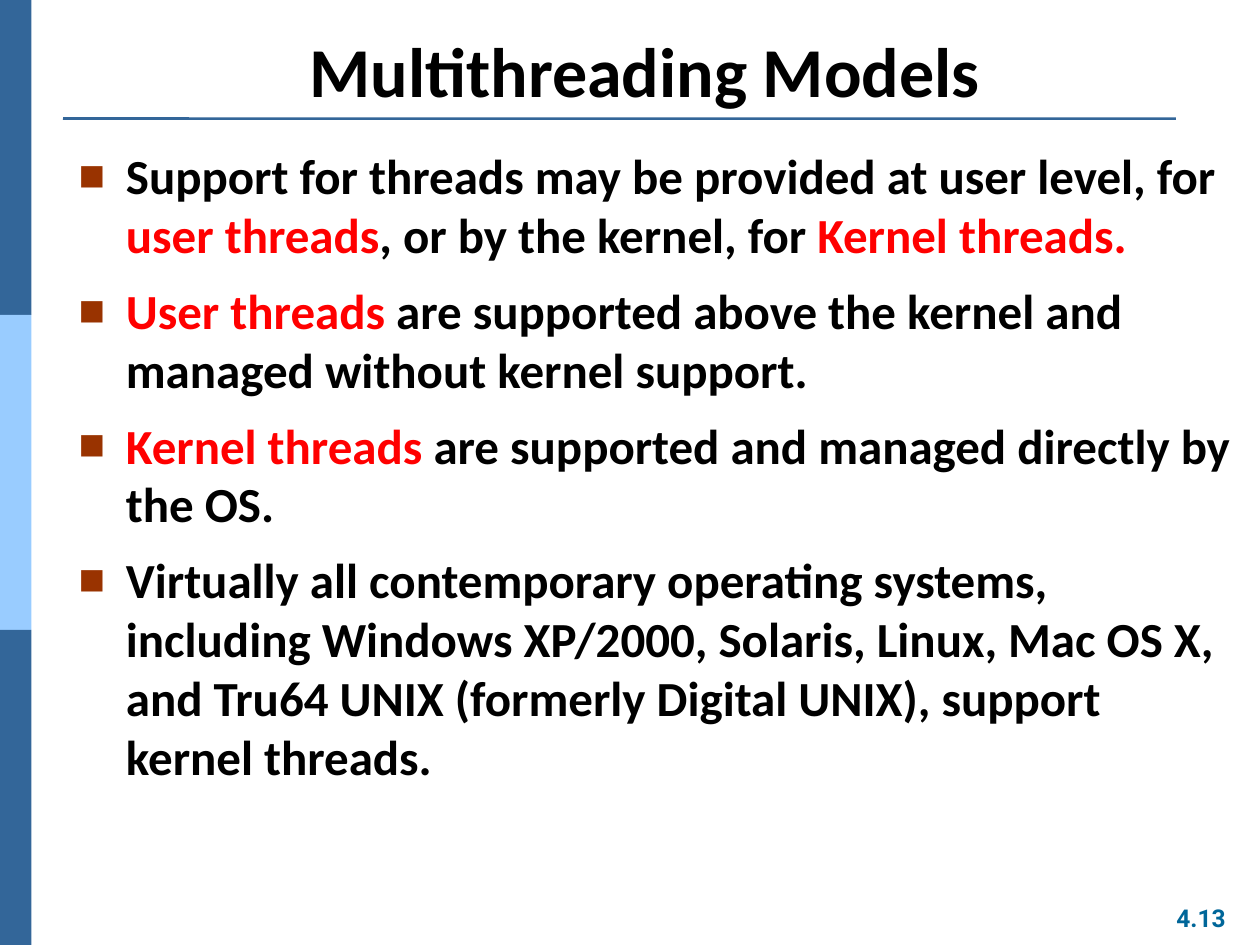
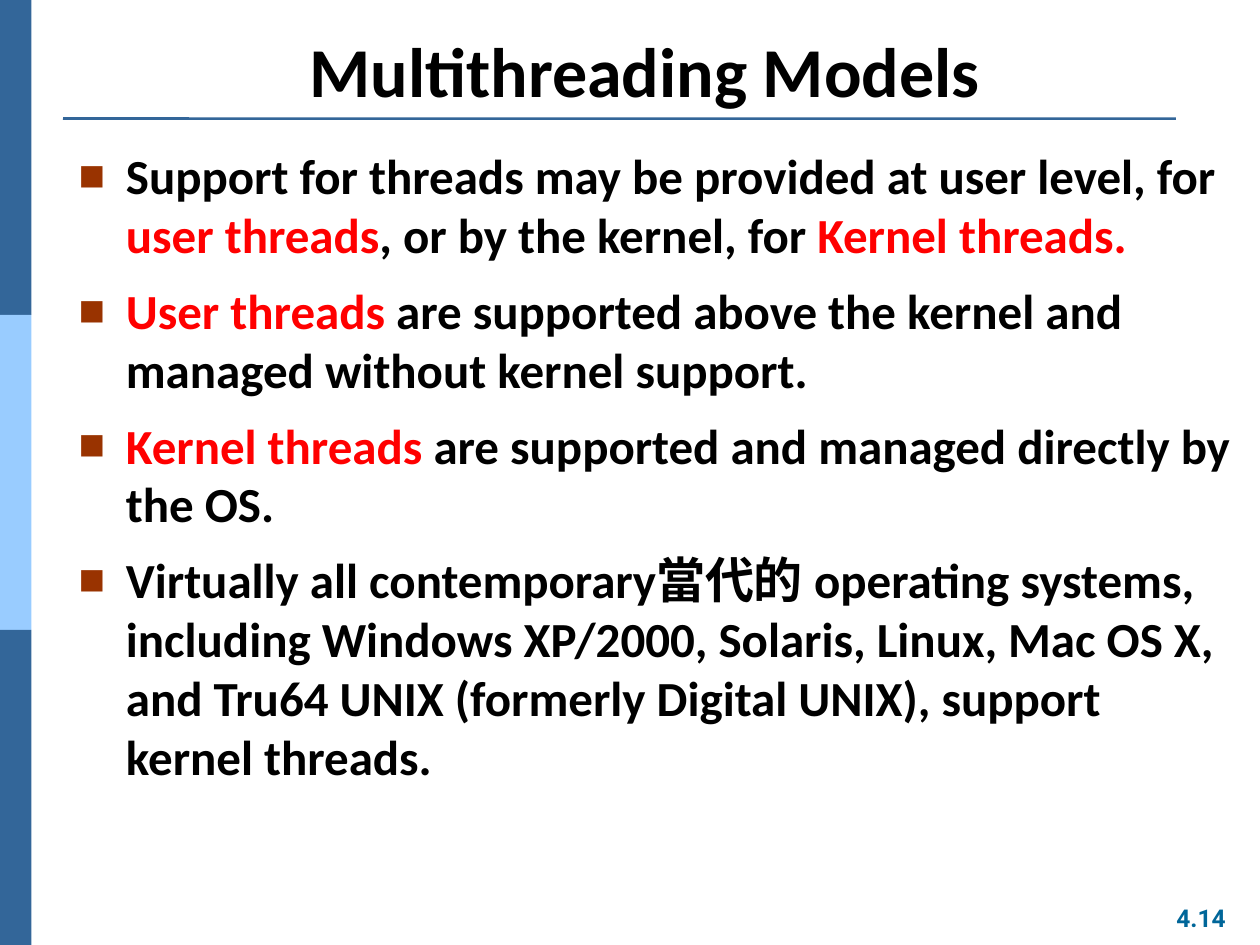
Before and after one commit to Yang09701194/OS_Learning, a slide deck: slide 14 of ch04.pptx (slide 13 before the commit). Drawn at 1260x945 pixels with LibreOffice and Linux fonts; fonts in the diff are those of the drawing. Boxes give left, top, right and bottom in pixels: in the first picture for what was removed or moved away, otherwise in the second. Text is boxed around its words. In the diff, an @@ line names an element or a change of style, - is before the commit and + after.

Commit message:
20200329

```diff
--- a/ch04.pptx
+++ b/ch04.pptx
@@ text at (126, 558, 1214, 776): text changed @@
-  ■ Virtually all contemporary operating systems, including Windows XP/2000, Solaris, Linux, Mac OS X, and Tru64 UNIX (formerly Digital UNIX), support kernel threads.
+  ■ Virtually all contemporary當代的 operating systems, including Windows XP/2000, Solaris, Linux, Mac OS X, and Tru64 UNIX (formerly Digital UNIX), support kernel threads.
@@ page number at (1176, 909, 1225, 927): text changed @@
-4.13
+4.14
```
Also in this commit, not shown: 5 other slides changed, 1 slide added.
